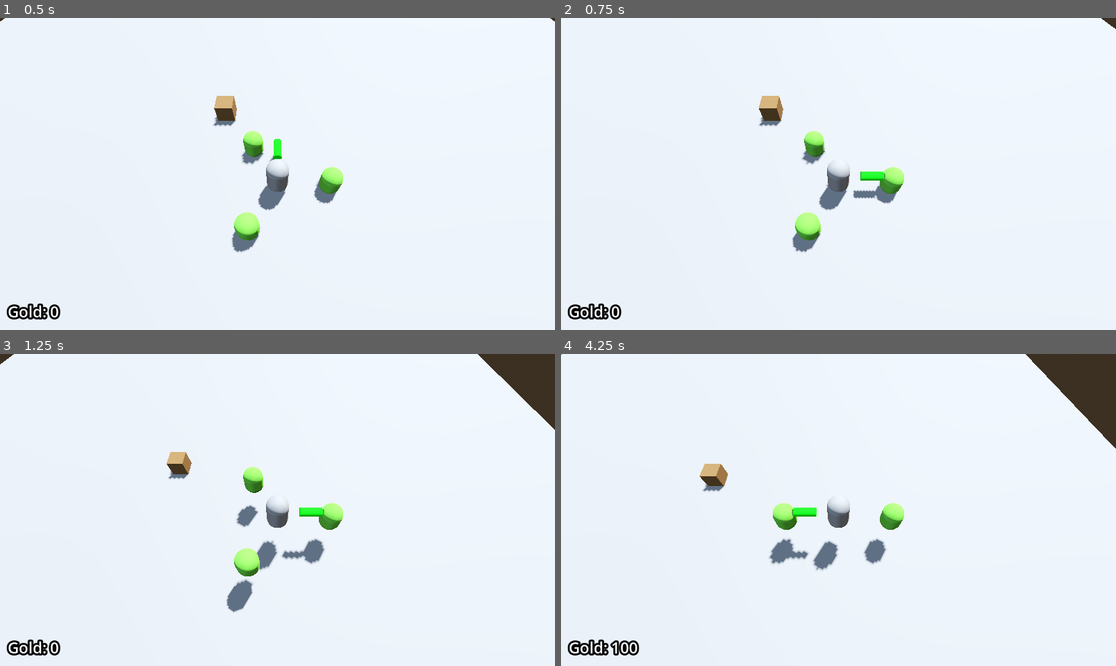
Above: before the commit, frames 1-4 (two rows, left to right).
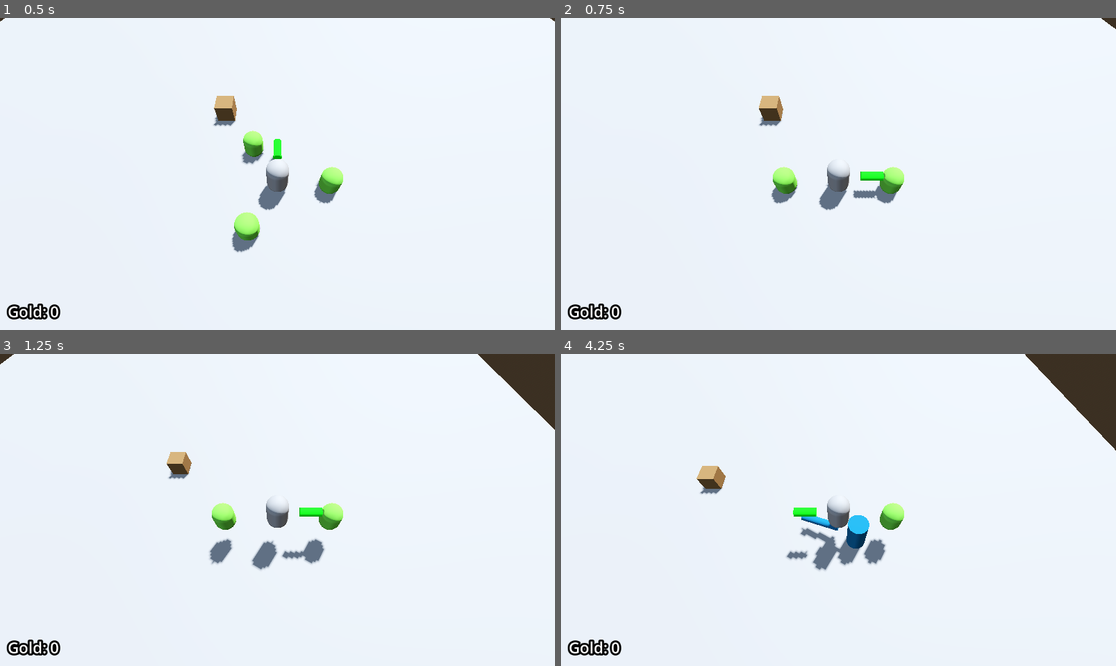
Above: after the commit, the same moments.

Repository: Ra-vanTech/ProjectBoozeArmy
Game: Godot game, scene res://Escena1_BoozeArmy.tscn
Same seed, same stepped clock (60 frames per second), same inputs: the game is played once before the commit and once after it.
Inputs (mouse positions are in pixels of both pictures, inside the frame that each line leads up to):
- Up to frame 1 (0.5 s): no input
- Up to frame 2 (0.75 s): tap Enter at 0.5 s; move the mouse to (960, 158) at 0.52 s; hold D (move_right) from 0.53 s (still down); tap Q (despawn_dwarf) at 0.6 s
- Up to frame 3 (1.25 s): keep holding D (move_right); tap Space (jump) at 0.77 s
- Up to frame 4 (4.25 s): move the mouse to (727, 525) at 1.27 s; release D (move_right) at 1.28 s; hold S (move_back) 1.28-2.03 s; right-click (727, 525) at 1.35 s; tap Space (jump) at 1.52, 3.02, 3.77 s; move the mouse to (894, 441) at 2.02 s; hold D (move_right) 2.03-2.78 s; tap E (spawn_dwarf) at 2.1 s; move the mouse to (810, 572) at 2.77 s; hold W (move_forward) 2.78-3.53 s; tap Q (despawn_dwarf) at 2.85 s; move the mouse to (1005, 556) at 3.52 s; hold A (move_left) from 3.53 s (still down); right-click (1005, 556) at 3.6 s

Frame 1 is identical in both runs. In frame 2, 1.2% of the frame differs, in the area x 37-48%, y 36-76%; in frame 3, 1.6%; in frame 4, 2.0%, in the area x 0-100%, y 0-97%.

Commit message:
[perf] Cambio de importación, eliminación de lectura de eventos

Diff:
--- a/entities/player/dwarves/scripts/dwarf_system.gd
+++ b/entities/player/dwarves/scripts/dwarf_system.gd
@@ -14,32 +14,13 @@
 var dwarves: Array[Node3D] = []
 
 #Referencia de HealtComponent del jugador para conexion provisional
-@onready var _player_health: HealthComponent = get_node("../HealthComponent")
+@onready var _player_health: HealthComponent = %HealthComponent
 
 
 # Called when the node enters the scene tree for the first time.
 func _ready() -> void:
 	for i in range(initial_dwarves):
 		agregar_enano()
-
-	#Conexion provisional: cada vez que el jugador recibe daño pierde un enano (aun se implementara la colision player-enemigo)
-	if is_instance_valid(_player_health):
-		_player_health.received_damage.connect(eliminar_enano)
-		print("[DEBUG] DwarfSystem conectado al daño del jugador")
-	else:
-		push_warning("[DwarfSystem] No se encontró HealthComponent en el jugador")
-
-
-#Debug keys(para testing)
-func _unhandled_input(event: InputEvent) -> void:
-	if event is InputEventKey and event.pressed and not event.echo:
-		match event.keycode:
-			KEY_Q:
-				print("[DEBUG KEY] Q presionada → agregar_enano()")
-				agregar_enano()
-			KEY_E:
-				print("[DEBUG KEY] E presionada → eliminar_enano()")
-				eliminar_enano()
 
 
 func agregar_enano() -> void:
